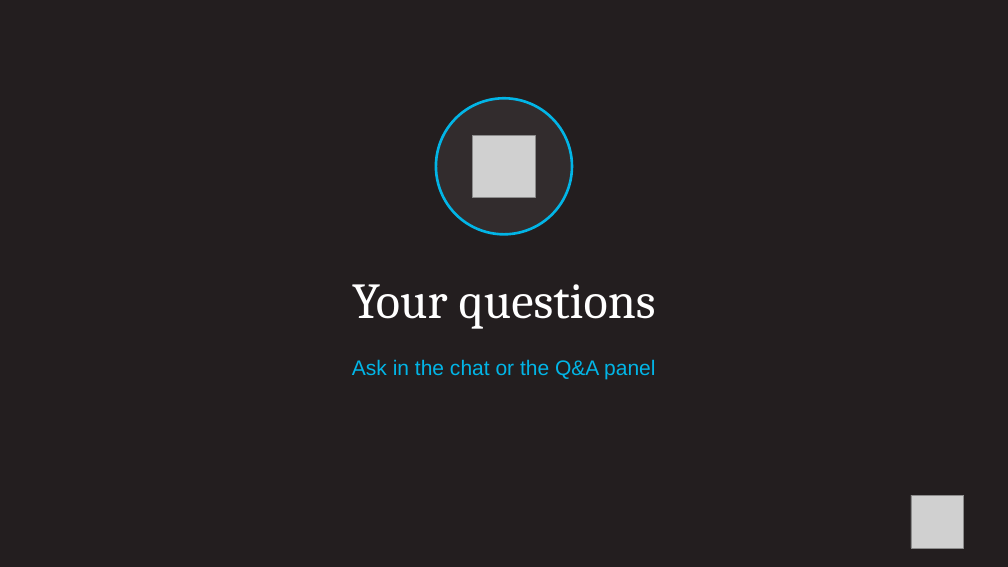
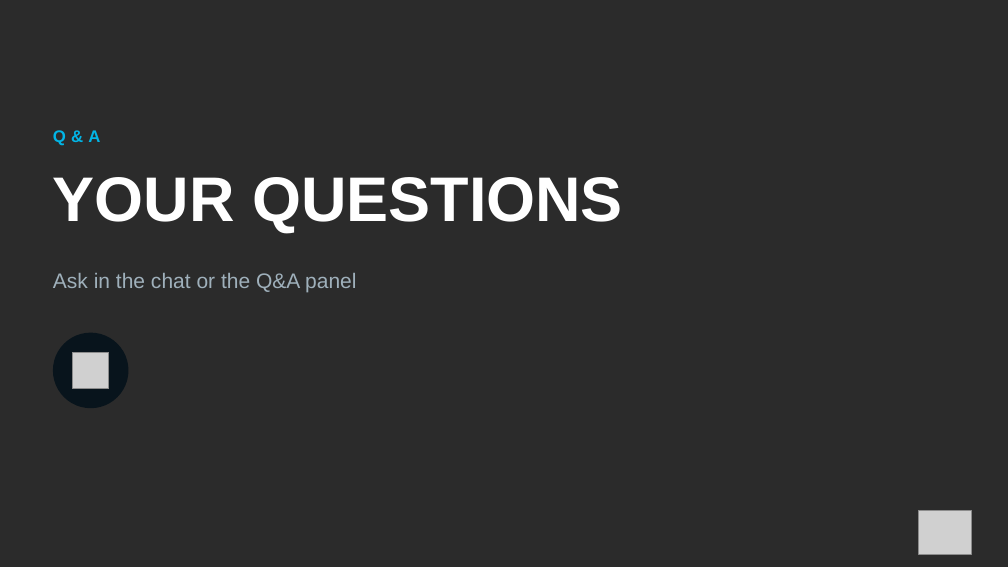
Before and after one commit to ynnahilary/hennessey, a slide deck: slide 13 of webinars/2026-11-05/november_webinar_deck.pptx. Drawn at 1008x567 pixels with LibreOffice and Linux fonts; fonts in the diff are those of the drawing; grey boxes stand for pictures; background and template pictures are left out; a plain dark background stands for a picture behind light text. Boxes give left, top, right and bottom in pixels: in the first picture for what was removed or moved away, otherwise in the second. Text is boxed around its words. In the diff, an @@ line names an element or a change of style, - is before the commit and + after.

```diff
--- a/webinars/2026-11-05/november_webinar_deck.pptx
+++ b/webinars/2026-11-05/november_webinar_deck.pptx
@@ background #231E1F to picture (left out) @@
@@ ellipse removed at bbox=[436, 98, 572, 234] @@
@@ text added at bbox=[53, 130, 101, 146], 16 pt, text #02B5E6, bold @@
+Q&A
@@ text at bbox=[53, 177, 623, 233]: text changed; size 48 to 60 pt; font Cambria to Arial; bold on @@
-Your questions
+YOUR QUESTIONS
@@ text "YOUR QUESTIONS" at bbox=[53, 177, 623, 233]: vertical alignment middle to top @@
@@ text "Ask in the chat or ...": place and size @@
-text "Ask in the chat or ..." at bbox=[352, 359, 655, 379]
+text "Ask in the chat or ..." at bbox=[53, 273, 356, 292]
@@ text "Ask in the chat or ..." at bbox=[53, 273, 356, 292]: text colour #02B5E6 to #9FB0BB; alignment centre to left @@
@@ ellipse added at bbox=[53, 333, 129, 408], fill #08141C @@
@@ picture: place and size @@
-picture at bbox=[473, 135, 535, 198]
+picture at bbox=[73, 352, 109, 389]
@@ picture: place and size @@
-picture at bbox=[911, 495, 964, 548]
+picture at bbox=[919, 510, 972, 554]
```
Also in this commit, not shown: 13 other slides changed, 4 other files.
